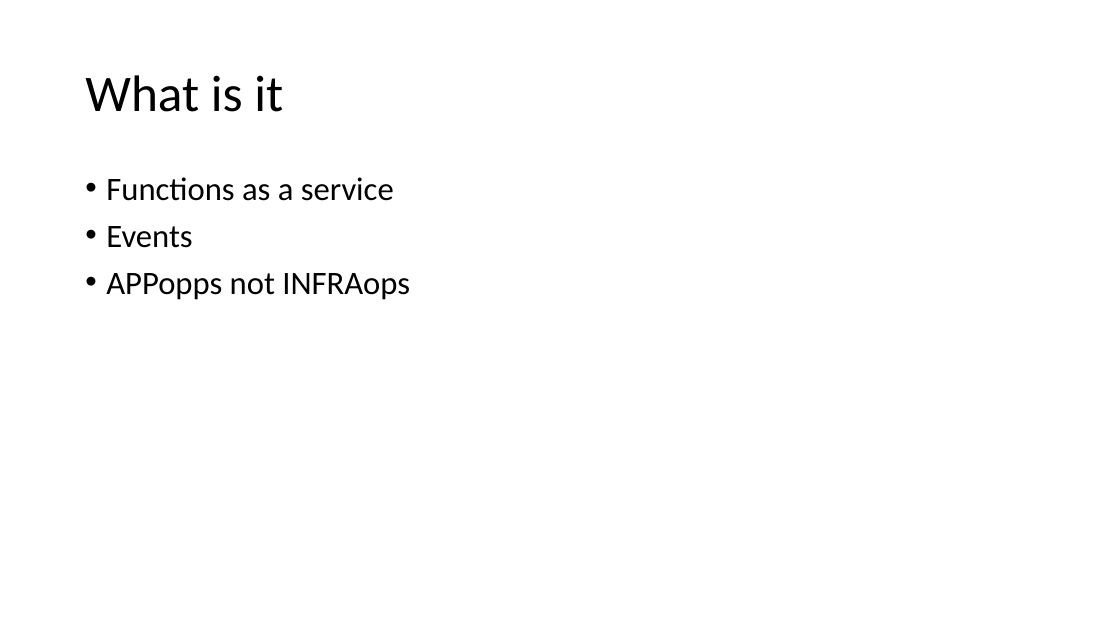
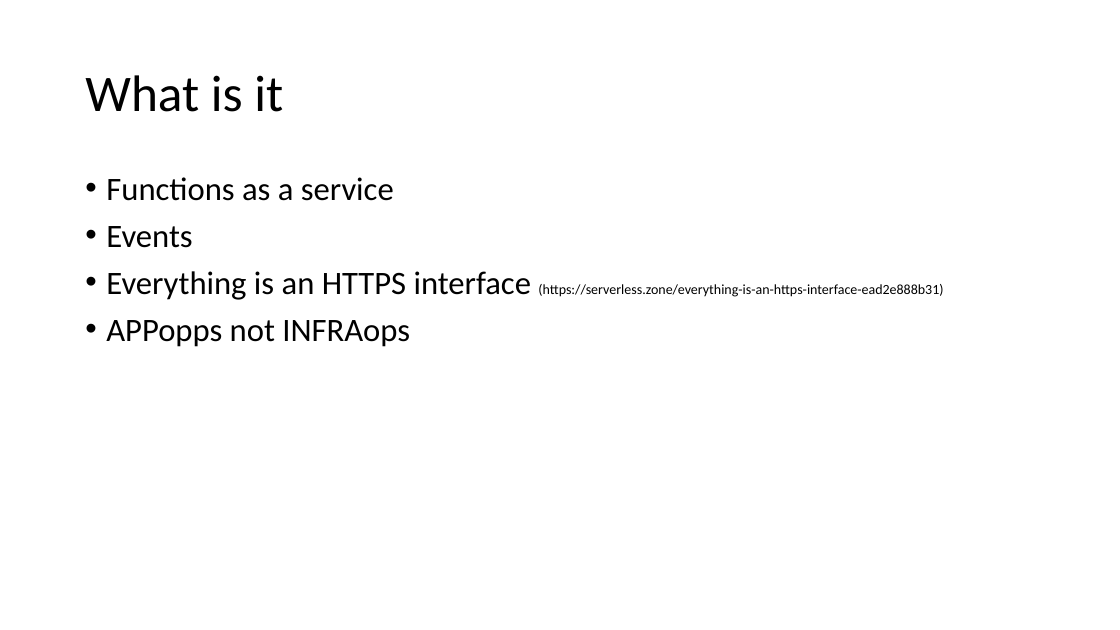
Before and after one commit to adrianpomilio/going-serverless, a slide deck: slide 4 of going-serverless-2017.pptx. Drawn at 1120x630 pixels with LibreOffice and Linux fonts; fonts in the diff are those of the drawing. Boxes give left, top, right and bottom in pixels: in the first picture for what was removed or moved away, otherwise in the second. Text is boxed around its words. In the diff, an @@ line names an element or a change of style, - is before the commit and + after.

Commit message:
added https citation

```diff
--- a/going-serverless-2017.pptx
+++ b/going-serverless-2017.pptx
@@ text at (106,271,943,300): paragraph added @@
+• Everything is an HTTPS interface (https://serverless.zone/everything-is-an-https-interface-ead2e888b31)
```
